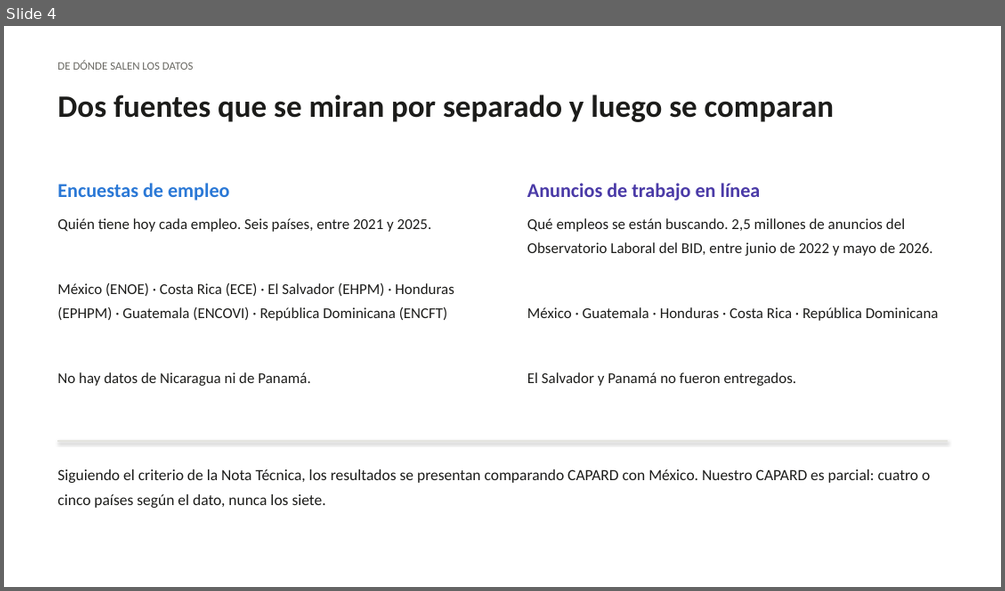
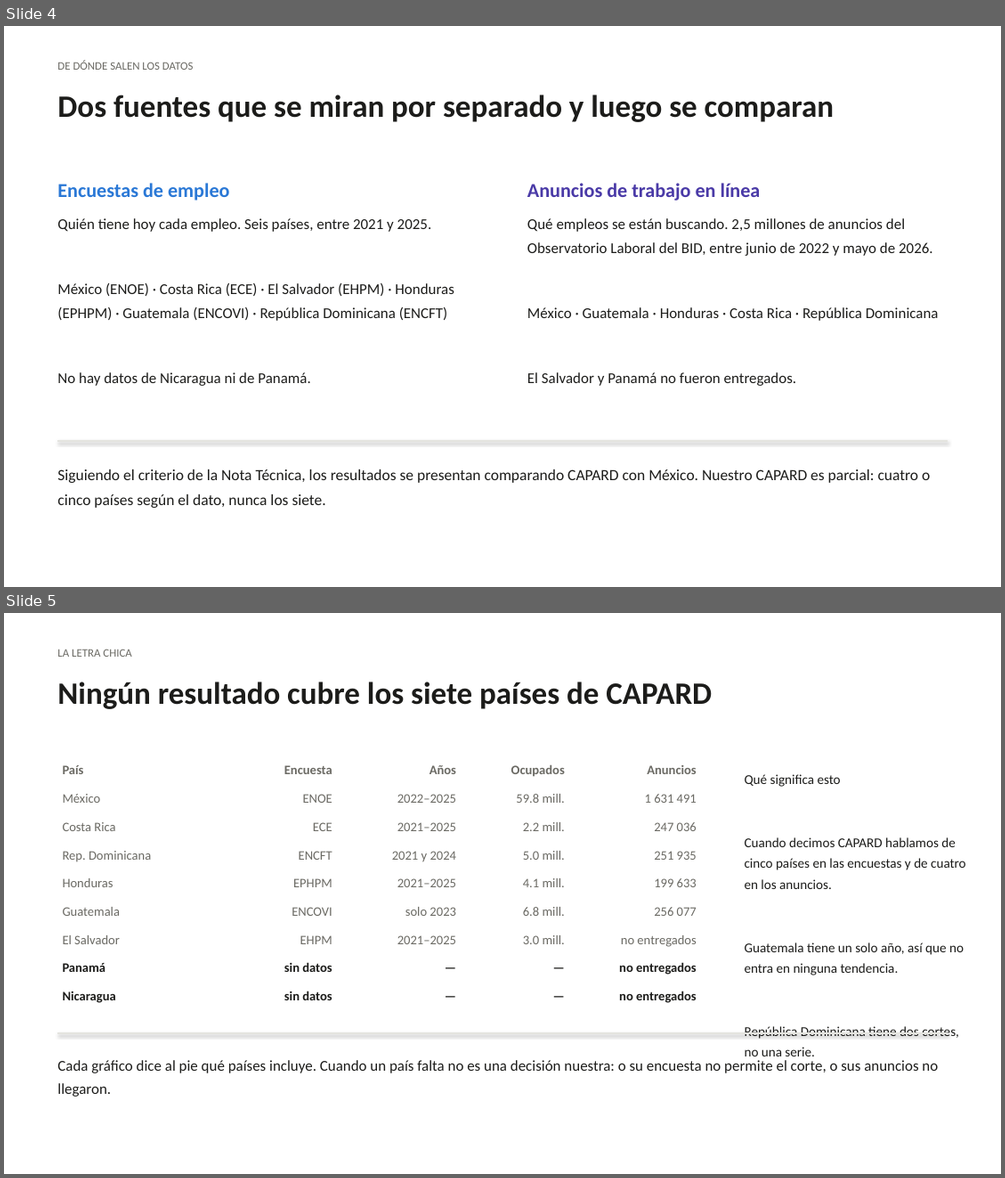
Before and after one commit to etorresram/CID-Technical-Note, a slide deck: Presentacion_CID_IA_Sectores.pptx. Shown one above the other, each under a label of ours: slide 4 before the commit, slides 4 and 5 after it. The pictures are 1005x591 and 1005x1178 pixels, drawn with LibreOffice and Linux fonts; fonts in the diff are those of the drawing. Boxes give left, top, right and bottom in pixels: in the first picture for what was removed or moved away, otherwise in the second. Text is boxed around its words. In the diff, an @@ line names an element or a change of style, - is before the commit and + after.

Commit message:
Presentación: lámina de cobertura por país

```diff
--- a/Presentacion_CID_IA_Sectores.pptx
+++ b/Presentacion_CID_IA_Sectores.pptx
@@ slide 5 added at [4, 613, 1001, 1174], background #FFFFFF @@
@@ text added at [57, 649, 131, 657], 11 pt, text #6B6A64 @@
+LA LETRA CHICA
@@ text added at [57, 682, 712, 709], 30 pt, text #1C1C1A, bold @@
+Ningún resultado cubre los siete países de CAPARD
@@ table added at [57, 759, 701, 1013], 9 rows, 5 columns @@
+País | Encuesta | Años | Ocupados | Anuncios
+México | ENOE | 2022–2025 | 59.8 mill. | 1 631 491
+Costa Rica | ECE | 2021–2025 | 2.2 mill. | 247 036
+Rep. Dominicana | ENCFT | 2021 y 2024 | 5.0 mill. | 251 935
+Honduras | EPHPM | 2021–2025 | 4.1 mill. | 199 633
+Guatemala | ENCOVI | solo 2023 | 6.8 mill. | 256 077
+El Salvador | EHPM | 2021–2025 | 3.0 mill. | no entregados
+Panamá | sin datos | — | — | no entregados
+Nicaragua | sin datos | — | — | no entregados
@@ text added at [744, 774, 966, 1061], 13 pt, text #1C1C1A @@
+Qué significa esto
+Cuando decimos CAPARD hablamos de cinco países en las encuestas y de cuatro en los anuncios.
+Guatemala tiene un solo año, así que no entra en ninguna tendencia.
+República Dominicana tiene dos cortes, no una serie.
@@ line added from (57, 1033) to (947, 1033), #E4E4DF 1.5 pt @@
@@ text added at [57, 1060, 938, 1096], 14.5 pt, text #1C1C1A @@
+Cada gráfico dice al pie qué países incluye. Cuando un país falta no es una decisión nuestra: o su encuesta no permite el corte, o sus anuncios no llegaron.
```
